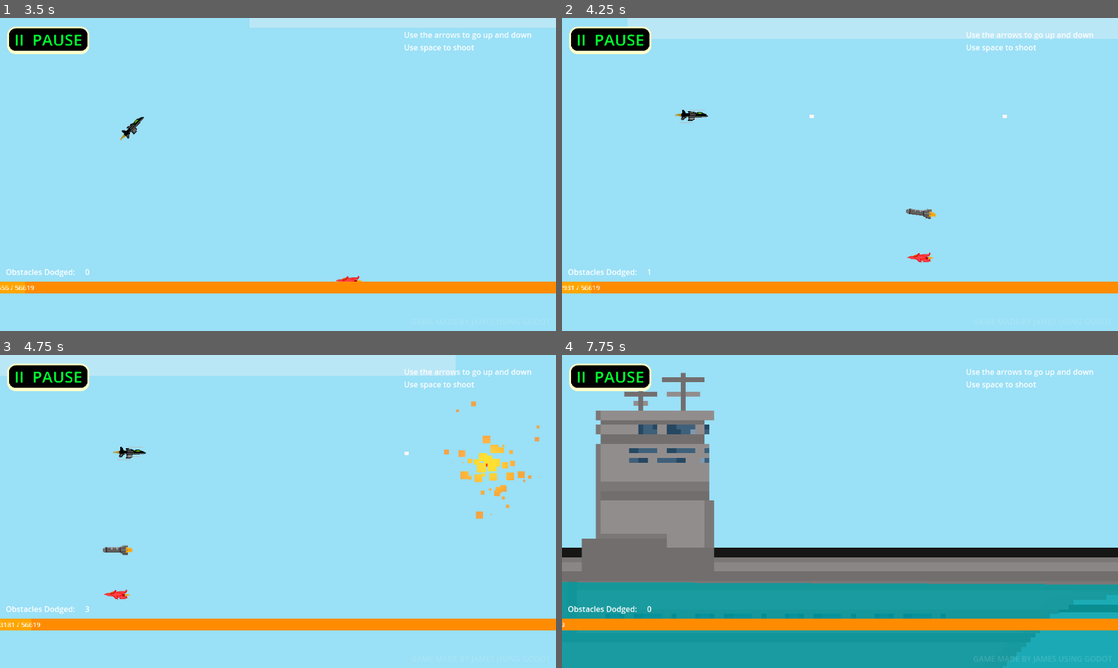
Above: before the commit, frames 1-4 (two rows, left to right).
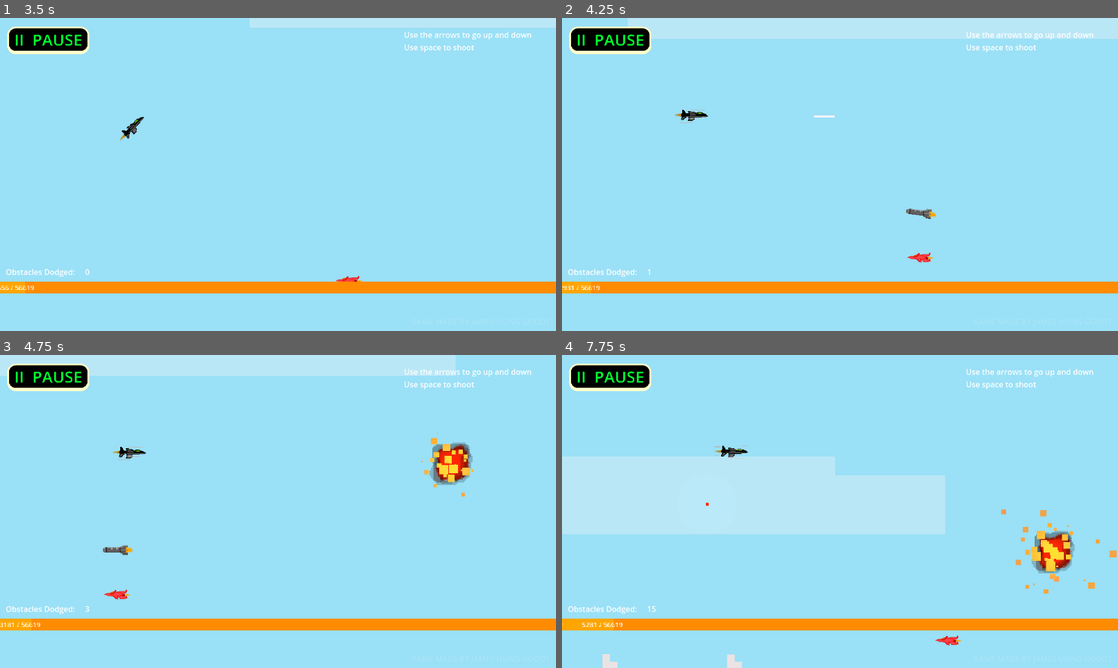
Above: after the commit, the same moments.

Repository: star6fish/DigitalTechInternalInternal
Game: Godot game, scene res://scenes/TestingScene.tscn
Same seed, same stepped clock (60 frames per second), same inputs: the game is played once before the commit and once after it. The project has no main scene, so this scene is started directly.
Inputs:
- Up to frame 1 (3.5 s): hold Right (ui_right) 0.53-1.28 s; hold Space (shoot) 0.53-1.28 s; hold Down (ui_down) 1.28-2.03 s; tap Space (shoot) at 1.35, 2.85 s; hold Right (ui_right) 2.03-2.78 s; hold Space (shoot) 2.03-2.78 s; tap Enter at 2.75 s; hold Up (ui_up) from 2.78 s (still down)
- Up to frame 2 (4.25 s): release Up (ui_up) at 3.53 s; hold Left (ui_left) from 3.53 s (still down); hold Space (shoot) from 3.53 s (still down)
- Up to frame 3 (4.75 s): keep holding Left (ui_left); release Space (shoot) at 4.28 s; tap Space (shoot) at 4.35 s
- Up to frame 4 (7.75 s): release Left (ui_left) at 5.03 s; hold Down (ui_down) 5.03-5.78 s; hold Space (shoot) 5.03-5.78 s; hold Right (ui_right) 5.78-6.53 s; tap Space (shoot) at 5.85, 7.35 s; hold Up (ui_up) 6.53-7.28 s; hold Space (shoot) 6.53-7.28 s; hold Right (ui_right) from 7.28 s (still down)

Frame 1 is identical in both runs. In frame 2, less than 0.1% of the frame differs, in the area x 21-80%, y 30-47%; in frame 3, 1.6%; in frame 4, 56%, in the area x 0-100%, y 5-100%.

Commit message:
16/10/2024

Diff:
--- a/assets/Bullet.tscn
+++ b/assets/Bullet.tscn
@@ -5,9 +5,16 @@
 [sub_resource type="RectangleShape2D" id="RectangleShape2D_ta37u"]
 size = Vector2(833.082, 13)
 
-[sub_resource type="Curve" id="Curve_32ykr"]
-_data = [Vector2(0, 0), 0.0, 0.0, 0, 0, Vector2(1, 1), 0.0, 0.0, 0, 0]
-point_count = 2
+[sub_resource type="ParticleProcessMaterial" id="ParticleProcessMaterial_xsvi5"]
+particle_flag_disable_z = true
+emission_shape_scale = Vector3(0, 0, 0)
+direction = Vector3(-10, -50, 0)
+spread = 20.0
+initial_velocity_min = 200.0
+initial_velocity_max = 200.0
+orbit_velocity_min = -1.431
+orbit_velocity_max = 1.801
+gravity = Vector3(0, 80, 0)
 
 [node name="Area2D" type="Area2D"]
 scale = Vector2(0.0112261, 0.522914)
@@ -19,14 +26,13 @@
 shape = SubResource("RectangleShape2D_ta37u")
 
 [node name="ColorRect" type="ColorRect" parent="."]
-offset_left = -417.518
-offset_top = -8.0292
-offset_right = 416.482
-offset_bottom = 5.9708
+offset_left = -1870.64
+offset_top = -3.82472
+offset_right = -1036.64
+offset_bottom = 10.1753
+scale = Vector2(4.56309, 0.541034)
 
-[node name="Line2D" type="Line2D" parent="."]
-position = Vector2(-7.62939e-06, 30.0856)
-scale = Vector2(-0.00110428, 0.0746578)
-points = PackedVector2Array(0, 0)
-width = 200.0
-width_curve = SubResource("Curve_32ykr")
+[node name="GPUParticles2D" type="GPUParticles2D" parent="."]
+modulate = Color(0.941176, 0.678431, 0.431373, 1)
+process_material = SubResource("ParticleProcessMaterial_xsvi5")
+lifetime = 2.05
--- a/assets/Cactus.tscn
+++ b/assets/Cactus.tscn
@@ -24,3 +24,5 @@
 position = Vector2(-15.7509, -201)
 scale = Vector2(11.5469, 12.5939)
 texture = ExtResource("1_x8oih")
+
+[connection signal="area_entered" from="Area2D" to="." method="_hitobject"]
--- a/assets/DesertMountain.tscn
+++ b/assets/DesertMountain.tscn
@@ -1,4 +1,7 @@
-[gd_scene load_steps=4 format=3 uid="uid://ok6ygwfdvixd"]
+[gd_scene load_steps=6 format=3 uid="uid://ok6ygwfdvixd"]
+
+[ext_resource type="Script" path="res://scripts/DesertMountain.gd" id="1_klrxx"]
+[ext_resource type="PackedScene" uid="uid://bnupu42r46n7x" path="res://assets/explosion.tscn" id="2_20hwe"]
 
 [sub_resource type="CircleShape2D" id="CircleShape2D_ge8go"]
 
@@ -13,14 +16,24 @@
 fill = 1
 fill_from = Vector2(0.5, 0.5)
 
-[node name="Area2D" type="Area2D"]
+[node name="Node2D" type="Node2D"]
 scale = Vector2(180.051, 180.051)
-metadata/Obstacle = true
+script = ExtResource("1_klrxx")
+ExplosionScene = ExtResource("2_20hwe")
+metadata/DesertRug = true
+metadata/obstacle = true
 
-[node name="CollisionShape2D" type="CollisionShape2D" parent="."]
+[node name="Area2D" type="Area2D" parent="."]
+collision_layer = 3
+collision_mask = 3
+metadata/DesertRug = true
+
+[node name="CollisionShape2D" type="CollisionShape2D" parent="Area2D"]
 shape = SubResource("CircleShape2D_ge8go")
 
 [node name="Sprite2D" type="Sprite2D" parent="."]
 position = Vector2(4.65661e-10, 2.22045e-16)
 scale = Vector2(0.117759, 0.117759)
 texture = SubResource("GradientTexture2D_sootj")
+
+[connection signal="area_entered" from="Area2D" to="." method="_hitobject"]
--- a/assets/JungleTree1.tscn
+++ b/assets/JungleTree1.tscn
@@ -7,17 +7,22 @@
 [sub_resource type="RectangleShape2D" id="RectangleShape2D_dkmf3"]
 size = Vector2(50, 62)
 
-[node name="Area2D" type="Area2D"]
+[node name="Node2D" type="Node2D"]
+z_index = 1
 scale = Vector2(7.21198, 7.21198)
 script = ExtResource("1_ts552")
 ExplosionScene = ExtResource("2_hjnx7")
 ExplosionColour = Color(0.996078, 0.803922, 0.0784314, 1)
-metadata/Obstacle = true
-
-[node name="CollisionShape2D" type="CollisionShape2D" parent="."]
-position = Vector2(0, -31)
-shape = SubResource("RectangleShape2D_dkmf3")
+metadata/obstacle = true
 
 [node name="Sprite2D" type="Sprite2D" parent="."]
 position = Vector2(0, -32)
 texture = ExtResource("1_eql5m")
+
+[node name="Area2D" type="Area2D" parent="."]
+
+[node name="CollisionShape2D" type="CollisionShape2D" parent="Area2D"]
+position = Vector2(0, -31)
+shape = SubResource("RectangleShape2D_dkmf3")
+
+[connection signal="area_entered" from="Area2D" to="." method="_hitobject"]
--- a/assets/JungleTree2.tscn
+++ b/assets/JungleTree2.tscn
@@ -7,17 +7,24 @@
 [sub_resource type="RectangleShape2D" id="RectangleShape2D_hd72b"]
 size = Vector2(51, 62)
 
-[node name="Area2D" type="Area2D"]
+[node name="Node2D" type="Node2D"]
+z_index = 1
 scale = Vector2(6.28, 6.28)
 script = ExtResource("1_2n7vf")
 ExplosionScene = ExtResource("2_bpx4d")
 ExplosionColour = Color(0.996078, 0.803922, 0.0784314, 1)
-metadata/Obstacle = true
-
-[node name="CollisionShape2D" type="CollisionShape2D" parent="."]
-position = Vector2(-1, -31)
-shape = SubResource("RectangleShape2D_hd72b")
+metadata/obstacle = true
 
 [node name="Sprite2D" type="Sprite2D" parent="."]
 position = Vector2(0, -32)
+scale = Vector2(1, 1)
 texture = ExtResource("1_tpbu6")
+
+[node name="Area2D" type="Area2D" parent="."]
+
+[node name="CollisionShape2D" type="CollisionShape2D" parent="Area2D"]
+position = Vector2(-1, -31)
+scale = Vector2(1, 1)
+shape = SubResource("RectangleShape2D_hd72b")
+
+[connection signal="area_entered" from="Area2D" to="." method="_hitobject"]
--- a/assets/Rock.tscn
+++ b/assets/Rock.tscn
@@ -1,15 +1,15 @@
-[gd_scene load_steps=2 format=3 uid="uid://xu304xur86l"]
+[gd_scene load_steps=4 format=3 uid="uid://xu304xur86l"]
+
+[ext_resource type="Script" path="res://scripts/Rock.gd" id="1_edwsn"]
+[ext_resource type="PackedScene" uid="uid://bnupu42r46n7x" path="res://assets/explosion.tscn" id="2_rjtjl"]
 
 [sub_resource type="RectangleShape2D" id="RectangleShape2D_vebjs"]
 
-[node name="Area2D" type="Area2D"]
+[node name="Node2D" type="Node2D"]
 scale = Vector2(21.7565, 21.593)
-metadata/Obstacle = true
-
-[node name="CollisionShape2D" type="CollisionShape2D" parent="."]
-position = Vector2(2, -2)
-rotation = -0.214687
-shape = SubResource("RectangleShape2D_vebjs")
+script = ExtResource("1_edwsn")
+ExplosionScene = ExtResource("2_rjtjl")
+metadata/obstacle = true
 
 [node name="ColorRect" type="ColorRect" parent="."]
 offset_left = -10.0
@@ -19,11 +19,6 @@
 rotation = -0.214687
 scale = Vector2(0.499822, 0.499822)
 
-[node name="CollisionShape2D2" type="CollisionShape2D" parent="."]
-position = Vector2(1, -1)
-rotation = 0.338104
-shape = SubResource("RectangleShape2D_vebjs")
-
 [node name="ColorRect2" type="ColorRect" parent="."]
 offset_left = -5.36839
 offset_top = -14.0
@@ -31,3 +26,18 @@
 offset_bottom = 26.0
 rotation = 0.338104
 scale = Vector2(0.499822, 0.499822)
+
+[node name="Area2D" type="Area2D" parent="."]
+
+[node name="CollisionShape2D" type="CollisionShape2D" parent="Area2D"]
+position = Vector2(2, -2)
+rotation = -0.214687
+scale = Vector2(1, 1)
+shape = SubResource("RectangleShape2D_vebjs")
+
+[node name="CollisionShape2D2" type="CollisionShape2D" parent="Area2D"]
+position = Vector2(1, -1)
+rotation = 0.338104
+shape = SubResource("RectangleShape2D_vebjs")
+
+[connection signal="area_entered" from="Area2D" to="." method="_hitobject"]
--- a/assets/ground.tscn
+++ b/assets/ground.tscn
@@ -6,6 +6,7 @@
 metadata/obstacle = true
 
 [node name="Area2D" type="Area2D" parent="."]
+metadata/DesertRug = true
 
 [node name="CollisionShape2D" type="CollisionShape2D" parent="Area2D"]
 shape = SubResource("RectangleShape2D_bfa4u")
--- a/scenes/TestingScene.tscn
+++ b/scenes/TestingScene.tscn
@@ -61,6 +61,9 @@
 fill_from = Vector2(0, 1)
 fill_to = Vector2(0, 0)
 
+[sub_resource type="RectangleShape2D" id="RectangleShape2D_ms37v"]
+size = Vector2(64.0402, 63.387)
+
 [sub_resource type="Gradient" id="Gradient_f5uou"]
 colors = PackedColorArray(2.40654e-08, 0.506615, 0.0240442, 1, 0.362513, 0.993683, 0, 1)
 
@@ -232,6 +235,14 @@
 position = Vector2(-693, -46)
 SPEED = 500.0
 
+[node name="RayCast2D" type="RayCast2D" parent="."]
+position = Vector2(13.0718, -392.63)
+exclude_parent = false
+target_position = Vector2(0, 2000)
+collision_mask = 2
+hit_from_inside = true
+collide_with_areas = true
+
 [node name="StaticBody2D" type="StaticBody2D" parent="."]
 position = Vector2(-354, 0)
 scale = Vector2(1.24, 1)
@@ -254,7 +265,7 @@
 
 [node name="Node2D" parent="." instance=ExtResource("10_vq2ss")]
 visible = false
-position = Vector2(624120, 5781)
+position = Vector2(625007, 5733)
 scale = Vector2(-64739.2, 568.407)
 
 [node name="Node2D3" parent="." instance=ExtResource("12_nivx7")]
@@ -647,6 +658,16 @@
 position = Vector2(32216, 2601)
 scale = Vector2(348.781, 79.9375)
 texture = SubResource("GradientTexture2D_pdwmn")
+metadata/DesertRug = true
+
+[node name="Area2D" type="Area2D" parent="Sprite2D2"]
+collision_layer = 3
+collision_mask = 3
+metadata/DesertRug = true
+
+[node name="CollisionShape2D" type="CollisionShape2D" parent="Sprite2D2/Area2D"]
+position = Vector2(-0.011467, -0.318993)
+shape = SubResource("RectangleShape2D_ms37v")
 
 [node name="Sprite2D4" type="Sprite2D" parent="."]
 z_index = 1
@@ -654,50 +675,41 @@
 scale = Vector2(122.258, 79.9375)
 texture = SubResource("GradientTexture2D_8lq8b")
 
-[node name="Area2D" parent="." instance=ExtResource("21_qhjr4")]
-position = Vector2(23072, 744)
-scale = Vector2(104.782, 104.782)
-
-[node name="Area2D2" parent="." instance=ExtResource("21_qhjr4")]
-position = Vector2(26529, 1959)
-
-[node name="Area2D3" parent="." instance=ExtResource("21_qhjr4")]
-position = Vector2(29173, 1634)
-
-[node name="Area2D4" parent="." instance=ExtResource("21_qhjr4")]
-position = Vector2(32015, 1582)
-
-[node name="Area2D5" parent="." instance=ExtResource("21_qhjr4")]
-position = Vector2(34777, 1750)
-
-[node name="Area2D6" parent="." instance=ExtResource("21_qhjr4")]
-position = Vector2(37634, 1622)
-
-[node name="Area2D7" parent="." instance=ExtResource("21_qhjr4")]
-position = Vector2(40192, 1926)
-
-[node name="Area2D8" parent="." instance=ExtResource("21_qhjr4")]
-position = Vector2(41183, 1675)
-
-[node name="Area2D9" parent="." instance=ExtResource("22_8bk87")]
+[node name="Node2D92" parent="." instance=ExtResource("21_qhjr4")]
+position = Vector2(26698, 1657)
+
+[node name="Node2D93" parent="." instance=ExtResource("21_qhjr4")]
+position = Vector2(32029, 1657)
+
+[node name="Node2D94" parent="." instance=ExtResource("21_qhjr4")]
+position = Vector2(35498, 1657)
+scale = Vector2(105.954, 157.466)
+
+[node name="Node2D95" parent="." instance=ExtResource("21_qhjr4")]
+position = Vector2(39427, 1657)
+
+[node name="Node2D91" parent="." instance=ExtResource("22_8bk87")]
 modulate = Color(0.45098, 0.45098, 0.45098, 1)
-z_index = 2
-position = Vector2(21025, 87)
-
-[node name="Area2D10" parent="." instance=ExtResource("22_8bk87")]
+z_index = 1
+position = Vector2(21055, 164)
+
+[node name="Node2D96" parent="." instance=ExtResource("22_8bk87")]
 modulate = Color(0.45098, 0.45098, 0.45098, 1)
-z_index = 2
-position = Vector2(43360, 159)
-
-[node name="Area2D11" parent="." instance=ExtResource("22_8bk87")]
+z_index = 1
+position = Vector2(43364, 185)
+
+[node name="Node2D97" parent="." instance=ExtResource("22_8bk87")]
 modulate = Color(0.45098, 0.45098, 0.45098, 1)
-z_index = 2
-position = Vector2(46734, 138)
-
-[node name="Area2D12" parent="." instance=ExtResource("22_8bk87")]
+z_index = 1
+position = Vector2(46778, 165)
+
+[node name="Node2D98" parent="." instance=ExtResource("21_qhjr4")]
+position = Vector2(23984, 1657)
+
+[node name="Node2D100" parent="." instance=ExtResource("22_8bk87")]
 modulate = Color(0.45098, 0.45098, 0.45098, 1)
-z_index = 2
-position = Vector2(54551, 138)
+z_index = 1
+position = Vector2(54509, 232)
 
 [connection signal="pressed" from="CanvasLayer/Button" to="." method="_pauseButtonPressed"]
 [connection signal="pressed" from="CanvasLayer2/Button" to="." method="_resumeButtonPressed"]
--- a/scripts/Bullet.gd
+++ b/scripts/Bullet.gd
@@ -21,12 +21,4 @@
 # Called every frame. 'delta' is the elapsed time since the previous frame.
 func _process(delta):
 	position.x += 2000 * delta
-	position.y += delta * (rotation * 500)
-
-	TrailPoint_Queue.push_front($Line2D.position)
-
-	if TrailPoint_Queue.size() > 2000:
-		TrailPoint_Queue.pop_back()
-
-	for point in TrailPoint_Queue:
-		$Line2D.add_point(point)
+	position.y += delta * (rotation * 2000)
--- /dev/null
+++ b/scripts/DesertMountain.gd
@@ -0,0 +1,35 @@
+extends Node2D
+
+@export var ExplosionScene : PackedScene
+@export var ExplosionColour : Color
+
+var Crashing = false
+
+var Explosion = false
+
+func _hitobject(object):
+	if object.get_parent().name == "CharacterBody2D" and object.name != "ObstacleDetector":
+
+		Crashing = true
+
+		Explosion = ExplosionScene.instantiate()
+
+		Explosion.position.x = object.position.x
+		Explosion.position.y = object.position.y + 20
+
+		Explosion.get_child(0).modulate = ExplosionColour
+		Explosion.get_child(1).color = ExplosionColour
+
+		get_parent().add_child(Explosion)
+
+	elif object.name == "ObstaclePassDetector":
+		queue_free()
+
+# Called when the node enters the scene tree for the first time.
+func _ready():
+	pass # Replace with function body.
+
+
+# Called every frame. 'delta' is the elapsed time since the previous frame.
+func _process(delta):
+	pass
--- /dev/null
+++ b/scripts/Line2D.gd
@@ -0,0 +1,16 @@
+extends Line2D
+
+var TrailPoint_Queue = []
+
+# Called every frame. 'delta' is the elapsed time since the previous frame.
+func _process(delta):
+
+	TrailPoint_Queue.push_front(get_parent().position)
+
+	if TrailPoint_Queue.size() > 2000:
+		TrailPoint_Queue.pop_back()
+
+	clear_points()
+
+	for point in TrailPoint_Queue:
+		add_point(point)
--- a/scripts/Player.gd
+++ b/scripts/Player.gd
@@ -60,9 +60,9 @@
 	get_parent().add_child(Bullet)
 
 	Bullet.position = position
-	Bullet.rotation = rotation / 2
+	Bullet.rotation = rotation
 
-	await get_tree().create_timer(0.25).timeout
+	await get_tree().create_timer(0.5).timeout
 
 	ShootingCooldown = false
 
@@ -131,9 +131,9 @@
 		ShakeStrength = lerp(ShakeStrength, 40.0, 5 * delta)
 
 		var ShakeVector = Vector2(400 - (400 * (ShakeStrength / 40) / 4) + RandomNumberGenerator.new().randf_range(-ShakeStrength, ShakeStrength), RandomNumberGenerator.new().randf_range(-ShakeStrength, ShakeStrength))
-		get_parent().get_child(8).offset = lerp(get_parent().get_child(8).offset, ShakeVector, delta * 10)
-		get_parent().get_child(8).rotation = lerp(get_parent().get_child(8).rotation, RandomNumberGenerator.new().randf_range(-ShakeStrength, ShakeStrength), delta * 5)
-		get_parent().get_child(8).zoom = lerp(get_parent().get_child(8).zoom, Vector2(1.5, 1.5), delta)
+		get_parent().get_child(9).offset = lerp(get_parent().get_child(9).offset, ShakeVector, delta * 10)
+		get_parent().get_child(9).rotation = lerp(get_parent().get_child(9).rotation, RandomNumberGenerator.new().randf_range(-ShakeStrength, ShakeStrength), delta * 5)
+		get_parent().get_child(9).zoom = lerp(get_parent().get_child(9).zoom, Vector2(1.5, 1.5), delta)
 
 	#if Crashing == true:
 		#Explosion.position.x = position.x
--- /dev/null
+++ b/scripts/Rock.gd
@@ -0,0 +1,35 @@
+extends Node2D
+
+@export var ExplosionScene : PackedScene
+@export var ExplosionColour : Color
+
+var Crashing = false
+
+var Explosion = false
+
+func _hitobject(object):
+	if object.get_parent().name == "CharacterBody2D" and object.name != "ObstacleDetector":
+
+		Crashing = true
+
+		Explosion = ExplosionScene.instantiate()
+
+		Explosion.position.x = object.position.x
+		Explosion.position.y = object.position.y + 20
+
+		Explosion.get_child(0).modulate = ExplosionColour
+		Explosion.get_child(1).color = ExplosionColour
+
+		get_parent().add_child(Explosion)
+
+	elif object.name == "ObstaclePassDetector":
+		queue_free()
+
+# Called when the node enters the scene tree for the first time.
+func _ready():
+	pass # Replace with function body.
+
+
+# Called every frame. 'delta' is the elapsed time since the previous frame.
+func _process(delta):
+	pass
--- a/scripts/TestingScene.gd
+++ b/scripts/TestingScene.gd
@@ -88,7 +88,18 @@
 		canSpawn = true
 		obstaclePositionY = randf_range(100, 200)
 	elif ObstacleSelect == CactusScene:
-		obstaclePositionY = randf_range(20, -20)
+
+		if $RayCast2D.is_colliding():
+
+			var RaycastInstance = $RayCast2D.get_collider()
+
+			if RaycastInstance.has_meta("DesertRug"):
+				obstaclePositionY = 650 - $RayCast2D.get_collision_point().y
+			else:
+				canSpawn = false
+		else:
+			canSpawn = false
+
 	if canSpawn == true:
 
 		var Obstacle = ObstacleSelect.instantiate()
@@ -135,6 +146,8 @@
 # Called every frame. 'delta' is the elapsed time since the previous frame.
 func _process(delta):
 
+	$RayCast2D.position = Vector2($CharacterBody2D.position.x + 2000, -500)
+
 	$Camera2D.position.x = $CharacterBody2D.position.x
 	$Camera2D.position.y = clamp($CharacterBody2D.position.y, -600, -100)
 
Not shown: 1 places in scenes/TestingScene.tscn that only renumber resources
Not shown, added: assets/Untitled-1.psd
Not shown, added: assets/osprey.psd
